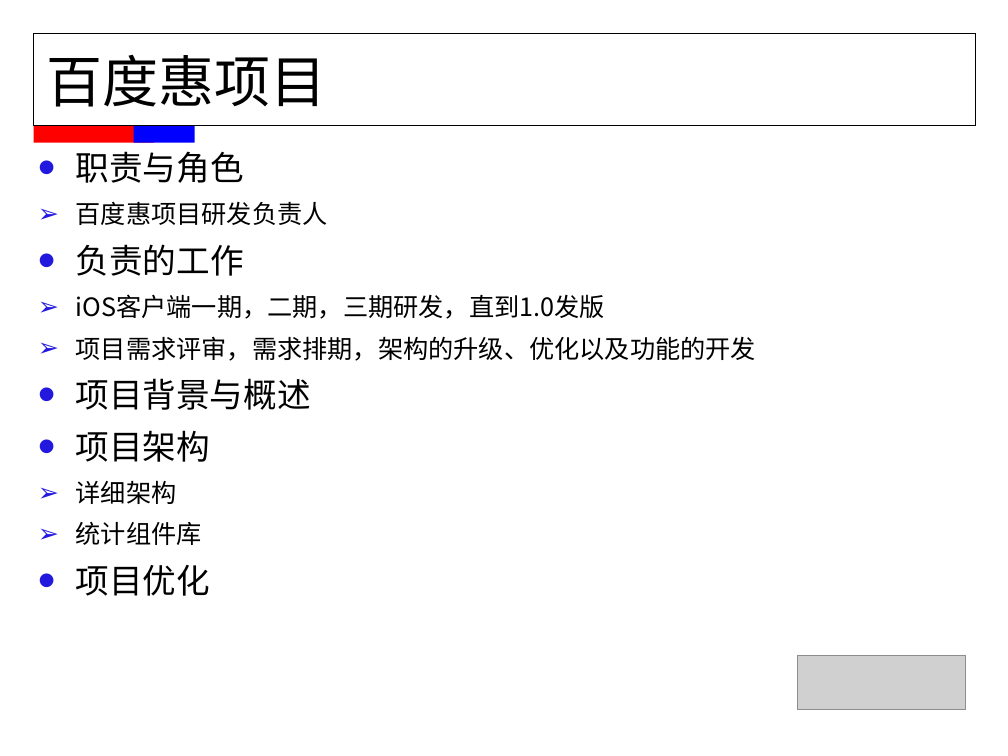
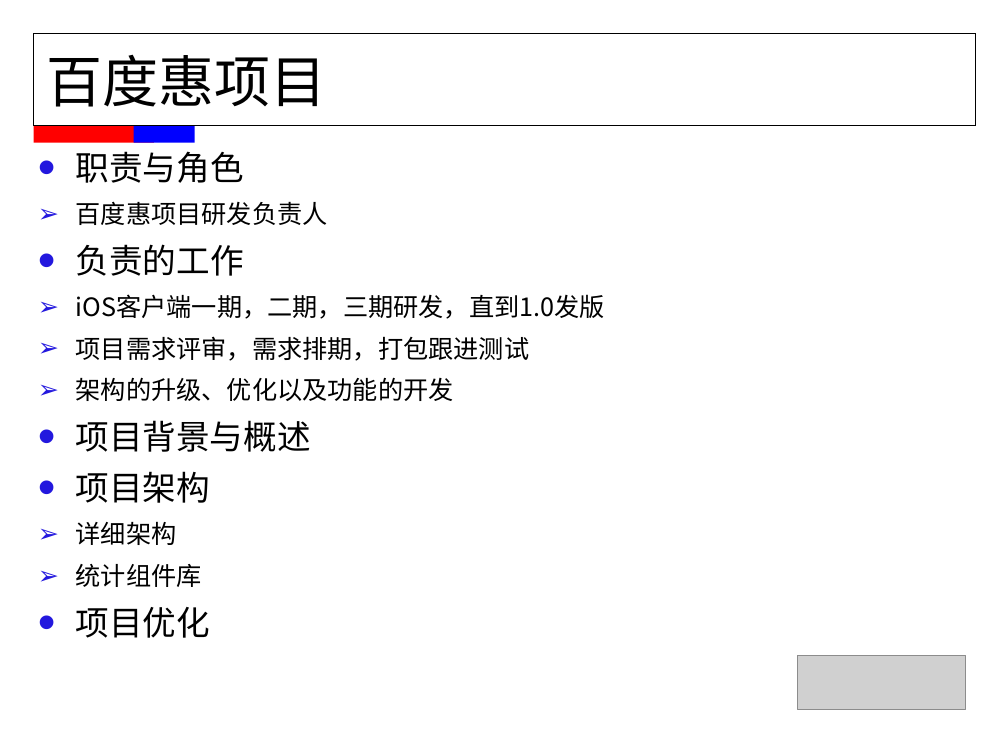
Before and after one commit to FridayAndHoliday/ElenaCodeManager, a slide deck: slide 3 of document/MMS职称评定-董伟平.ppt. Drawn at 1008x756 pixels with LibreOffice and Linux fonts; fonts in the diff are those of the drawing; grey boxes stand for pictures. Boxes give left, top, right and bottom in pixels: in the first picture for what was removed or moved away, otherwise in the second. Text is boxed around its words. In the diff, an @@ line names an element or a change of style, - is before the commit and + after.

```diff
--- a/document/MMS职称评定-董伟平.ppt
+++ b/document/MMS职称评定-董伟平.ppt
@@ text at (x1=76, y1=336, x2=530, y2=401): text changed @@
-  ➢ 项目需求评审，需求排期，架构的升级、优化以及功能的开发
+  ➢ 项目需求评审，需求排期，打包跟进测试
+  ➢ 架构的升级、优化以及功能的开发
```
Also in this commit, not shown: 8 other slides changed, 2 slides added, 3 slides removed.
